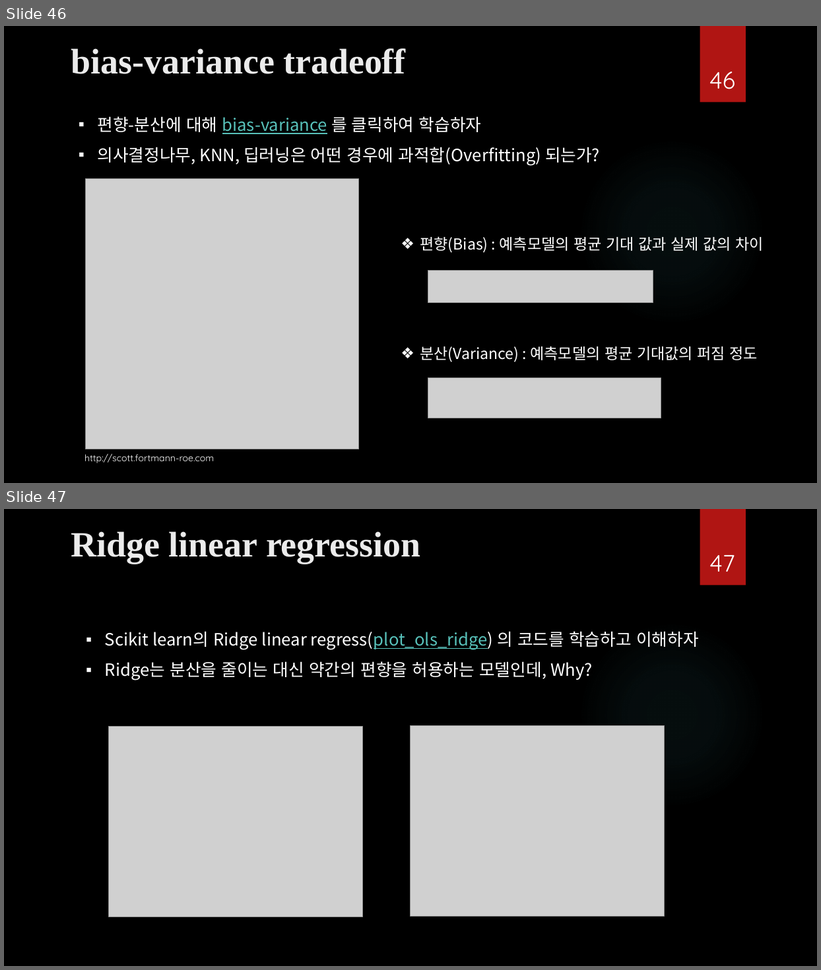
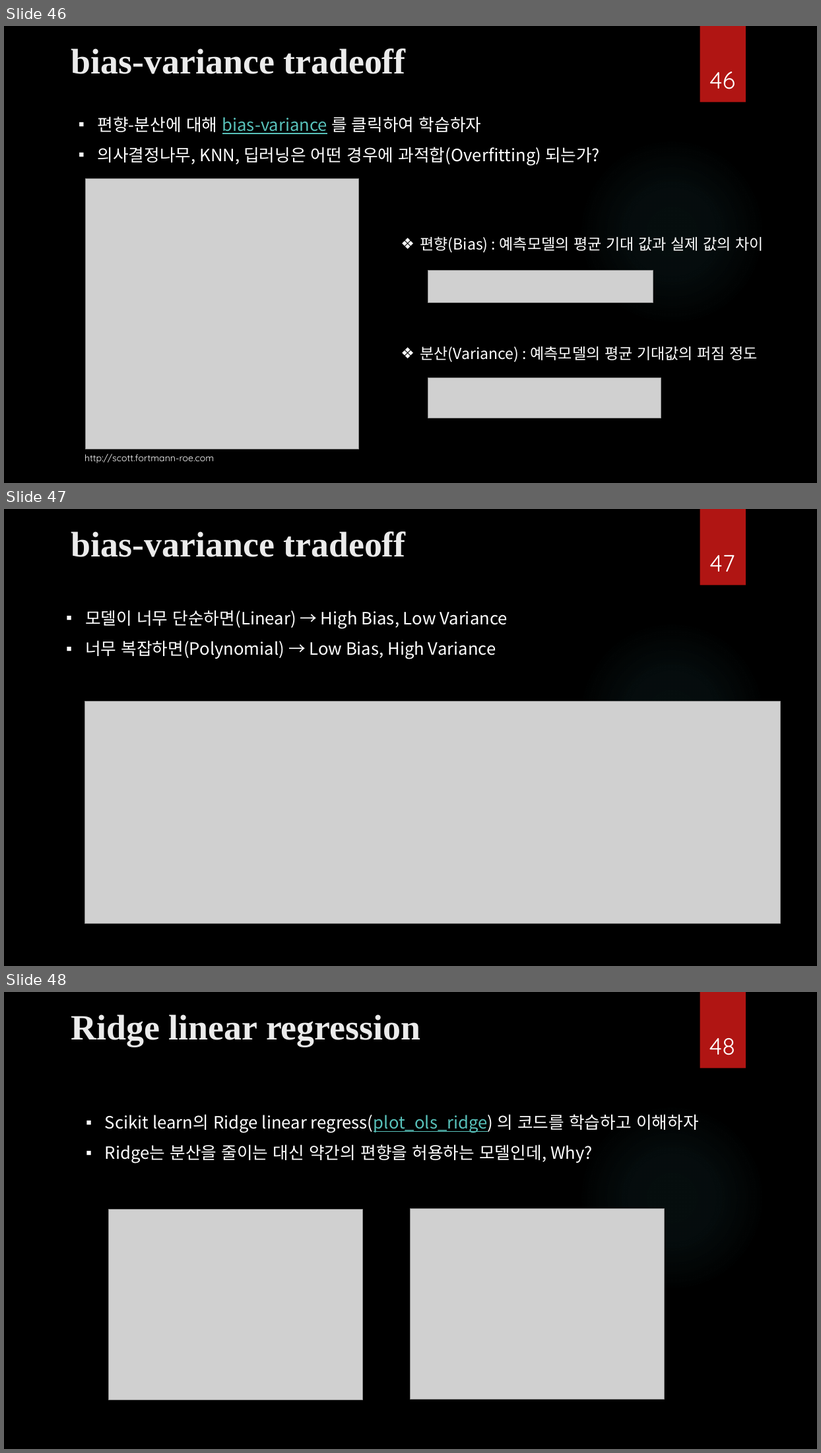
Before and after one commit to ancestor9/mathematics-for-machine-learning, a slide deck: Calculus/Modeling_Simulation_1.pptx. Shown one above the other, each under a label of ours: slides 46 and 47 before the commit, slides 46, 47 and 48 after it. The pictures are 821x970 and 821x1453 pixels, drawn with LibreOffice and Linux fonts; fonts in the diff are those of the drawing; grey boxes stand for pictures; background and template pictures are left out. Boxes give left, top, right and bottom in pixels: in the first picture for what was removed or moved away, otherwise in the second. Text is boxed around its words. In the diff, an @@ line names an element or a change of style, - is before the commit and + after.

```diff
--- a/Calculus/Modeling_Simulation_1.pptx
+++ b/Calculus/Modeling_Simulation_1.pptx
@@ slide 47 added at (4,509,817,966), background picture (left out); not listed: 2 template elements that a slide beside it also shows @@
@@ title added at (71,531,405,557), 42 pt, text #EBEBEB, bold @@
+bias-variance tradeoff
@@ page number added at (710,555,735,572), 28 pt, text #FFFFFF @@
+47
@@ text added at (85,610,507,659), 20 pt, text #FFFFFF @@
+▪ 모델이 너무 단순하면(Linear) → High Bias, Low Variance
+▪ 너무 복잡하면(Polynomial) → Low Bias, High Variance
@@ picture added at (85,702,780,923) @@
@@ what was slide 47 is now slide 48 @@
@@ page number at (709,1038,735,1055): text changed @@
-47
+48
```
